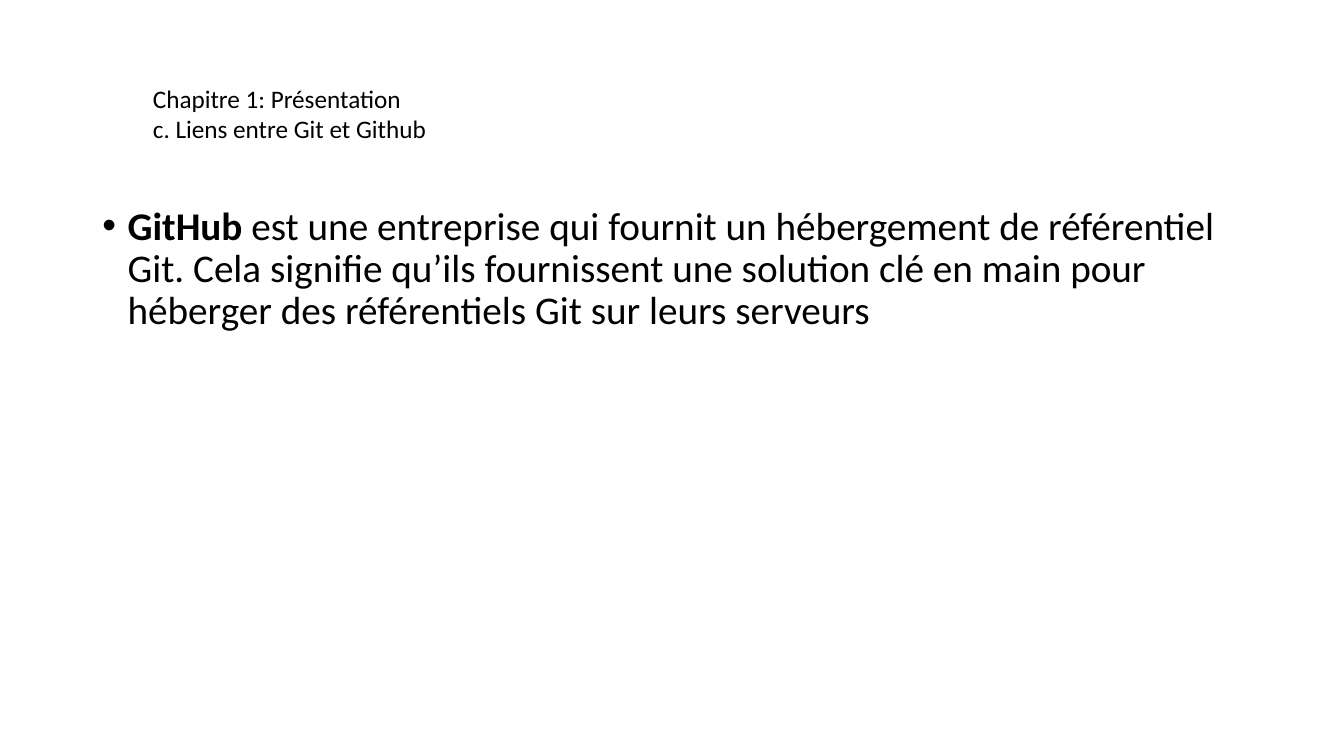
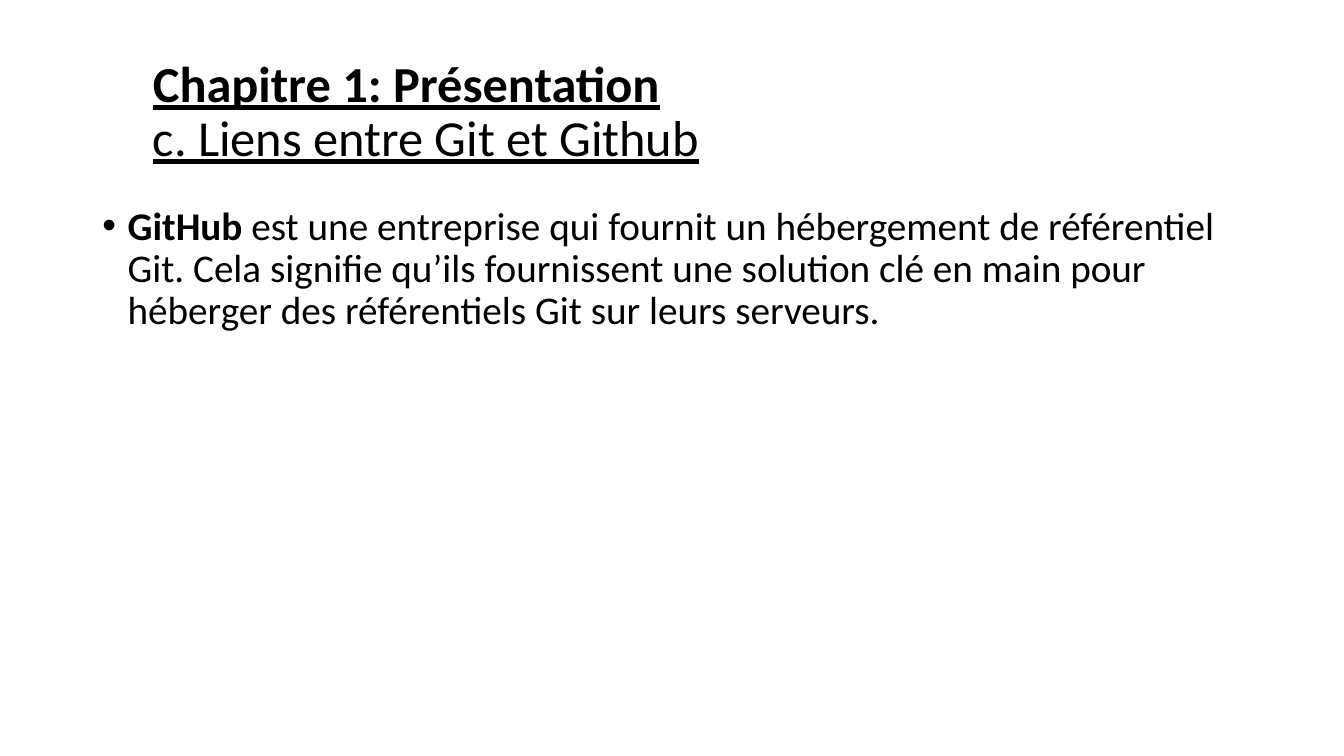
Before and after one commit to emdeo/absolute-knowledge, a slide deck: slide 5 of presentationGit.pptx. Drawn at 1344x756 pixels with LibreOffice and Linux fonts; fonts in the diff are those of the drawing. Boxes give left, top, right and bottom in pixels: in the first picture for what was removed or moved away, otherwise in the second. Text is boxed around its words. In the diff, an @@ line names an element or a change of style, - is before the commit and + after.

```diff
--- a/presentationGit.pptx
+++ b/presentationGit.pptx
@@ title "Chapitre 1: Présentation c. Liens ..." at [153, 66, 699, 164]: size 18 to 36 pt, underline on; bold on in "Chapitre 1: Présentation"; line spacing 1 to 0.9 @@
@@ text at [128, 212, 1214, 331]: text changed @@
-• GitHub est une entreprise qui fournit un hébergement de référentiel Git. Cela signifie qu’ils fournissent une solution clé en main pour héberger des référentiels Git sur leurs serveurs
+• GitHub est une entreprise qui fournit un hébergement de référentiel Git. Cela signifie qu’ils fournissent une solution clé en main pour héberger des référentiels Git sur leurs serveurs.
```
Also in this commit, not shown: 9 other slides changed, 20 slides added.
